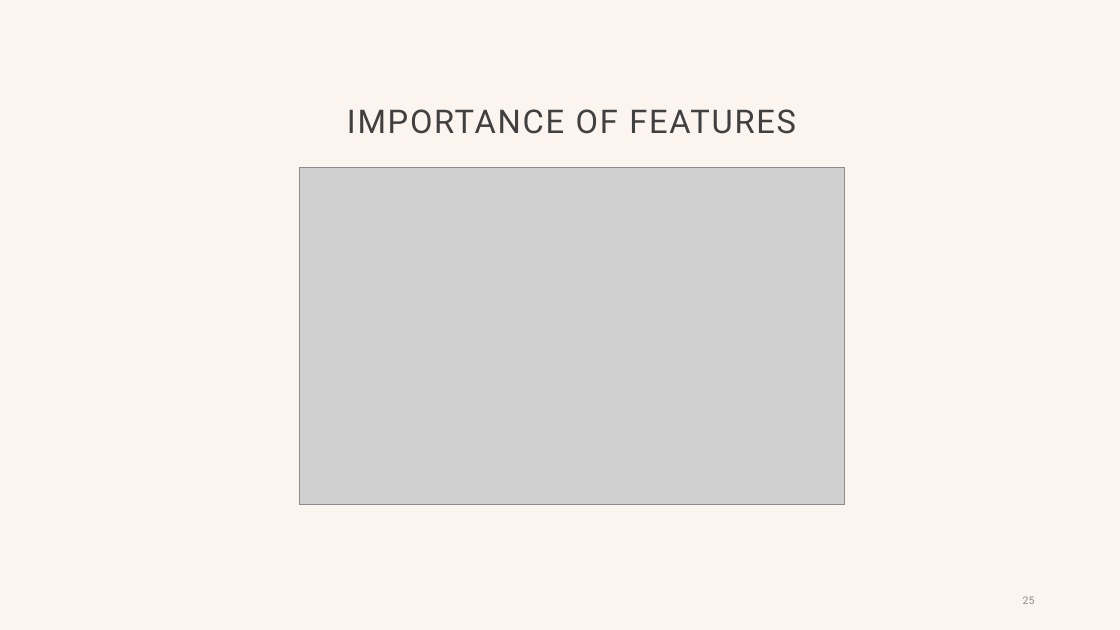
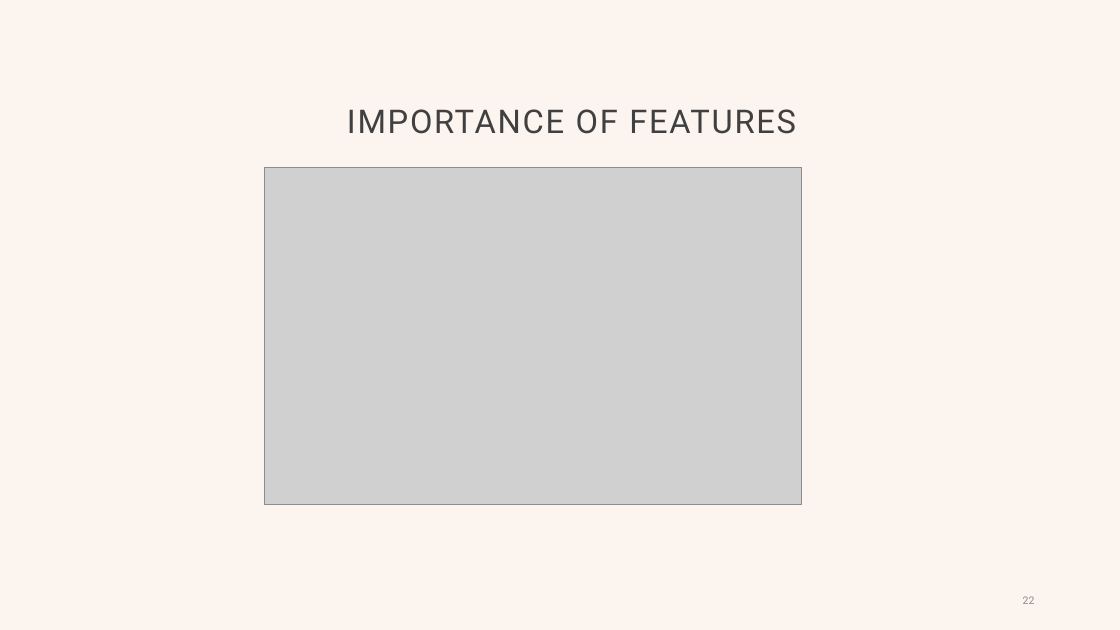
Before and after one commit to Hetansh-patel/used_car_price_prediction, a slide deck: slide 22 of Used Car price prediction.pptx (slide 25 before the commit). Drawn at 1120x630 pixels with LibreOffice and Linux fonts; fonts in the diff are those of the drawing; grey boxes stand for pictures; background and template pictures are left out. Boxes give left, top, right and bottom in pixels: in the first picture for what was removed or moved away, otherwise in the second. Text is boxed around its words. In the diff, an @@ line names an element or a change of style, - is before the commit and + after.

```diff
--- a/Used Car price prediction.pptx
+++ b/Used Car price prediction.pptx
@@ picture: place and size @@
-picture at <box>299,167,844,504</box>
+picture at <box>265,167,802,504</box>
@@ page number at <box>1023,596,1035,604</box>: text changed @@
-25
+22
```
Also in this commit, not shown: 4 other slides changed, 2 slides added, 6 slides removed.
